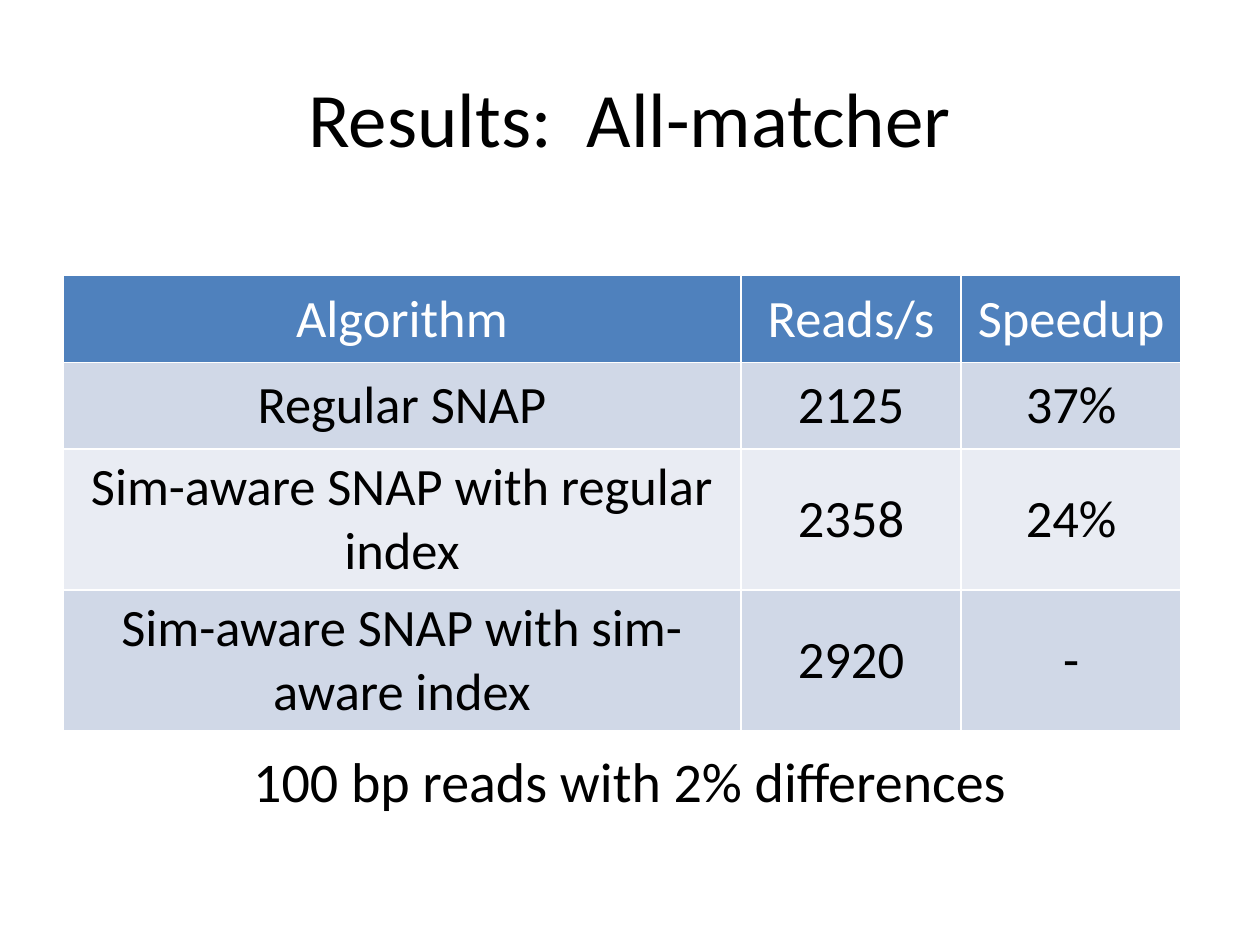
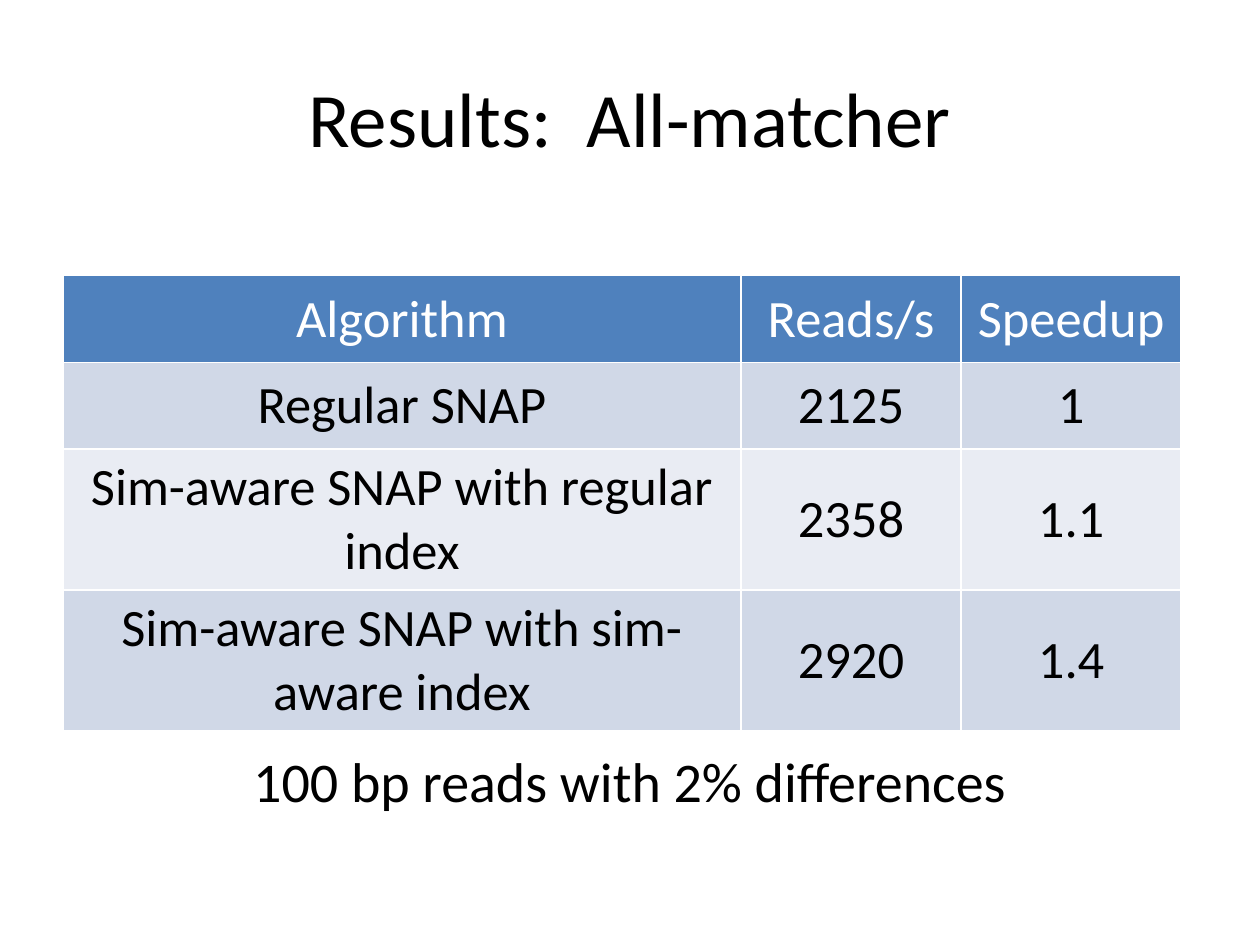
Before and after one commit to kristalcurtis/quals, a slide deck: slide 40 of slides/11.26.12 Quals (v1b).pptx (slide 39 before the commit). Drawn at 1260x945 pixels with LibreOffice and Linux fonts; fonts in the diff are those of the drawing. Boxes give left, top, right and bottom in pixels: in the first picture for what was removed or moved away, otherwise in the second. Text is boxed around its words. In the diff, an @@ line names an element or a change of style, - is before the commit and + after.

```diff
--- a/slides/11.26.12 Quals (v1b).pptx
+++ b/slides/11.26.12 Quals (v1b).pptx
@@ table at (x1=63, y1=276, x2=1182, y2=727) @@
-row 2, column 3: 37%
+row 2, column 3: 1
-row 3, column 3: 24%
+row 3, column 3: 1.1
-row 4, column 3: -
+row 4, column 3: 1.4
```
Also in this commit, not shown: 1 slide added, 11 other files.
